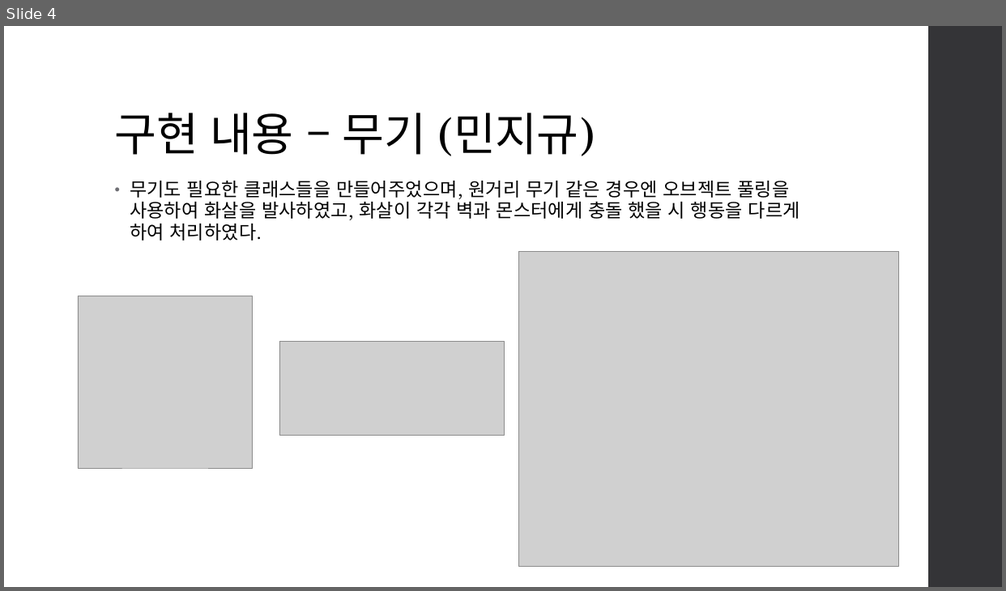
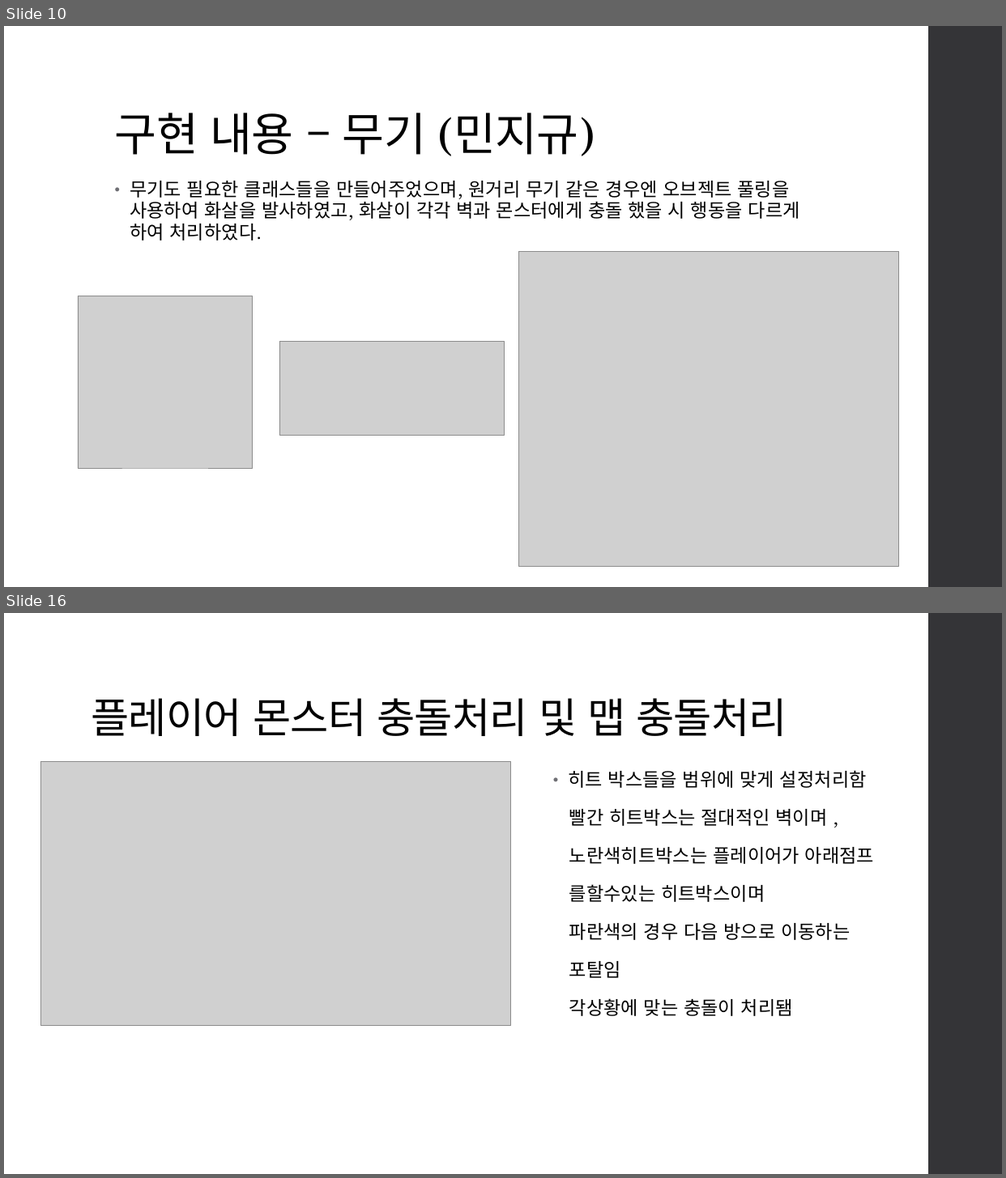
Before and after one commit to jigyu12/SFML_Team_Mockup_Project-Dungreed, a slide deck: SFML 던그리드 모작 팀 프로젝트(민지규, 박지광, 황규영) 발표 자료.pptx. Shown one above the other, each under a label of ours: slide 4 before the commit, slides 10 and 16 after it; the slides between them are not shown. The pictures are 1006x591 and 1006x1178 pixels, drawn with LibreOffice and Linux fonts; fonts in the diff are those of the drawing; grey boxes stand for pictures. Boxes give left, top, right and bottom in pixels: in the first picture for what was removed or moved away, otherwise in the second. Text is boxed around its words. In the diff, an @@ line names an element or a change of style, - is before the commit and + after.

```diff
--- a/SFML 던그리드 모작 팀 프로젝트(민지규, 박지광, 황규영) 발표 자료.pptx
+++ b/SFML 던그리드 모작 팀 프로젝트(민지규, 박지광, 황규영) 발표 자료.pptx
@@ slide 16 added at bbox=[4, 613, 1002, 1174], background #FFFFFF; not listed: 1 template element that a slide beside it also shows @@
@@ title added at bbox=[91, 698, 787, 736], 40 pt, text #000000 @@
+플레이어 몬스터 충돌처리 및 맵 충돌처리
@@ picture added at bbox=[41, 762, 512, 1026] @@
@@ text added at bbox=[568, 770, 874, 1016], 18 pt, text #000000 @@
+• 히트 박스들을 범위에 맞게 설정처리함
+빨간 히트박스는 절대적인 벽이며 ,
+노란색히트박스는 플레이어가 아래점프
+를할수있는 히트박스이며
+파란색의 경우 다음 방으로 이동하는
+포탈임
+각상황에 맞는 충돌이 처리됌
@@ what was slide 4 is now slide 10 @@
```
Also in this commit, not shown: 1 slide changed, 19 other slides added, 1 slide removed.
